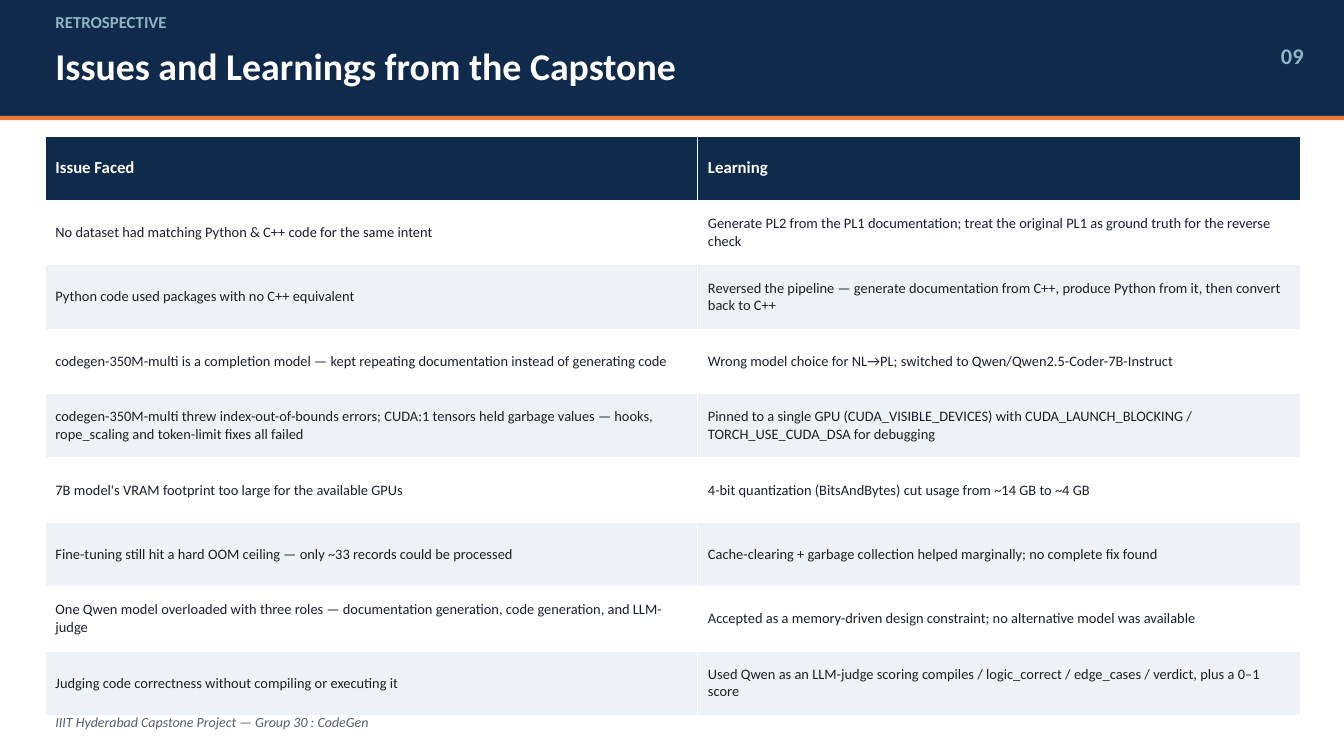
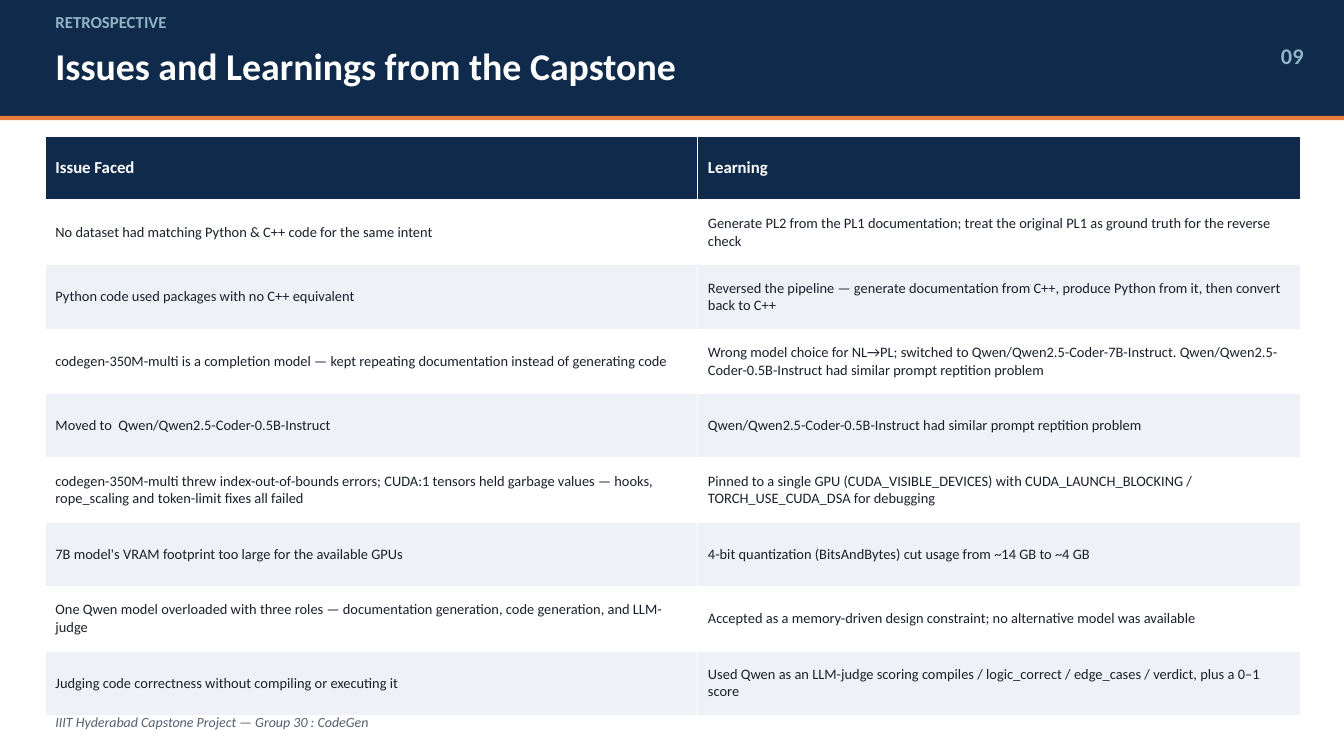
Before and after one commit to nayanjha16/CodeGen-Implementations-May_26, a slide deck: slide 9 of Group-30/Presentation/Group30-CodeGen-Capstone-Presentation_Final.pptx. Drawn at 1344x756 pixels with LibreOffice and Linux fonts; fonts in the diff are those of the drawing. Boxes give left, top, right and bottom in pixels: in the first picture for what was removed or moved away, otherwise in the second. Text is boxed around its words. In the diff, an @@ line names an element or a change of style, - is before the commit and + after.

```diff
--- a/Group-30/Presentation/Group30-CodeGen-Capstone-Presentation_Final.pptx
+++ b/Group-30/Presentation/Group30-CodeGen-Capstone-Presentation_Final.pptx
@@ table at bbox=[45, 136, 1301, 716] @@
-row 4: codegen-350M-multi is a completion model — kept repeating documentation instead of generating code | Wrong model choice for NL→PL; switched to Qwen/Qwen2.5-Coder-7B-Instruct
+row 4: codegen-350M-multi is a completion model — kept repeating documentation instead of generating code | Wrong model choice for NL→PL; switched to Qwen/Qwen2.5-Coder-7B-Instruct. Qwen/Qwen2.5-Coder-0.5B-Instruct had similar prompt reptition problem
+row 5: Moved to Qwen/Qwen2.5-Coder-0.5B-Instruct | Qwen/Qwen2.5-Coder-0.5B-Instruct had similar prompt reptition problem
-row 7: Fine-tuning still hit a hard OOM ceiling — only ~33 records could be processed | Cache-clearing + garbage collection helped marginally; no complete fix found
```
Also in this commit, not shown: 10 other slides changed, 1 other file.
